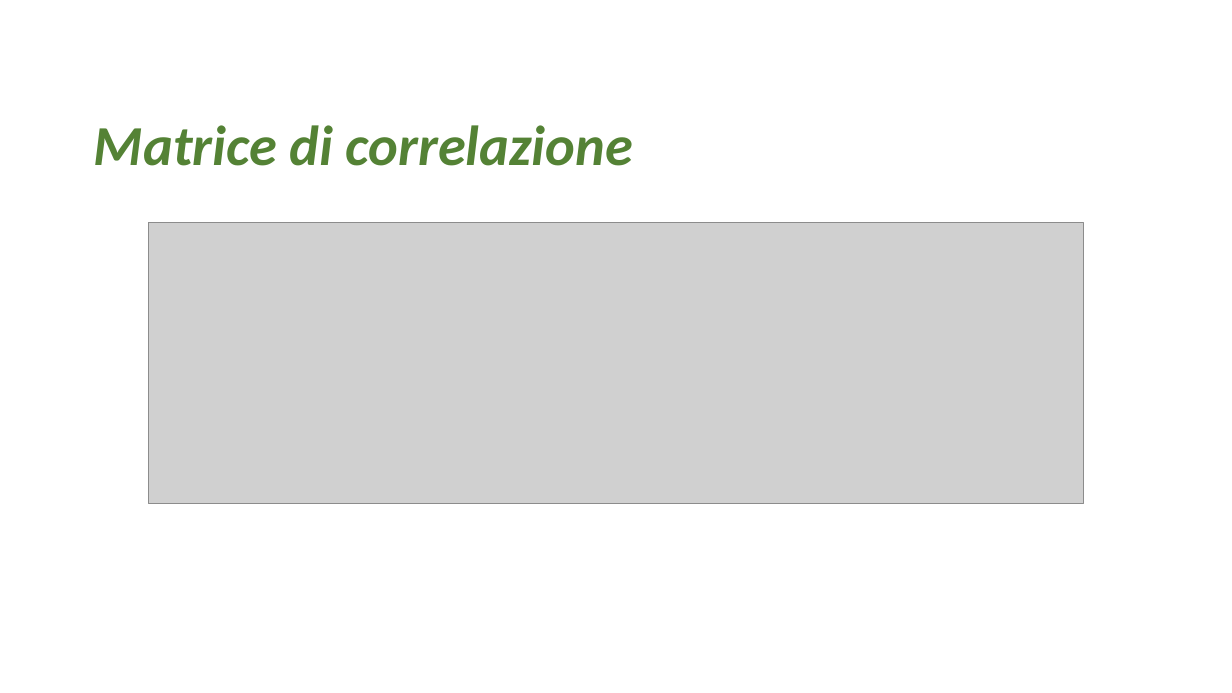
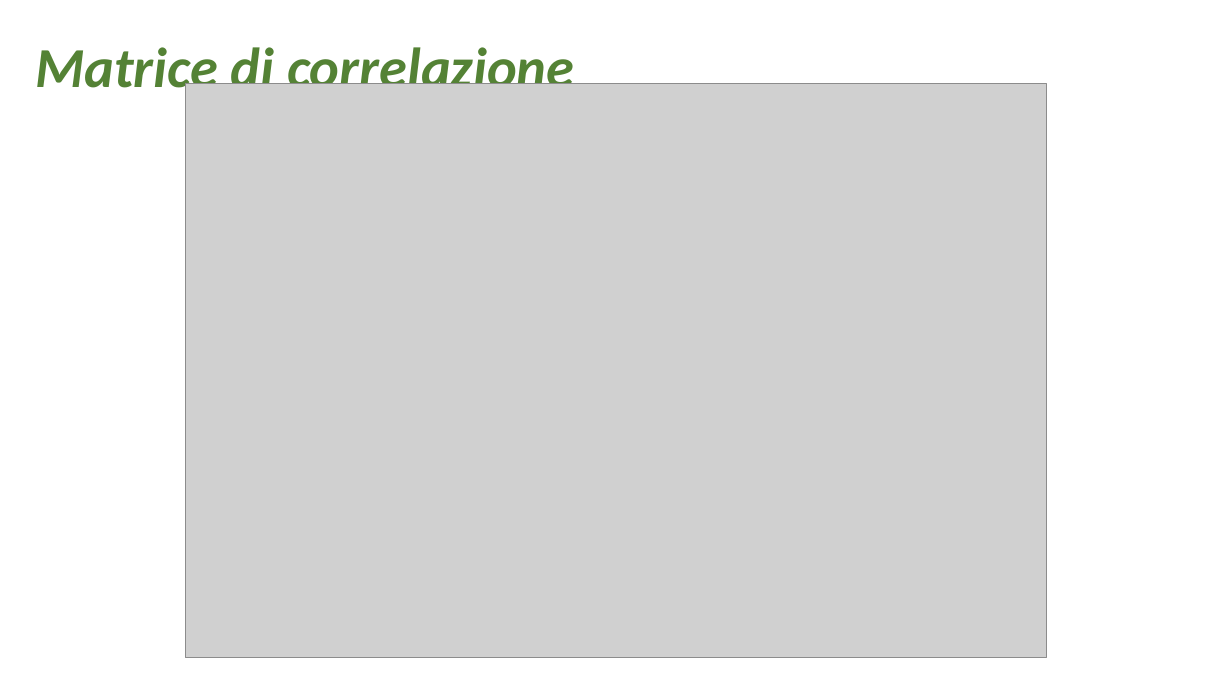
Before and after one commit to robertazucca/Tesi_Roberta, a slide deck: slide 34 of LN.pptx. Drawn at 1232x693 pixels with LibreOffice and Linux fonts; fonts in the diff are those of the drawing; grey boxes stand for pictures. Boxes give left, top, right and bottom in pixels: in the first picture for what was removed or moved away, otherwise in the second. Text is boxed around its words. In the diff, an @@ line names an element or a change of style, - is before the commit and + after.

Commit message:
heatmap matrice di correlazione

```diff
--- a/LN.pptx
+++ b/LN.pptx
@@ title "Matrice di correlazione" rewrapped from [94,125,633,166] to [35,39,574,100] @@
@@ picture added at [186,83,1047,657] @@
@@ picture removed at [148,223,1084,504] @@
```
Also in this commit, not shown: 2 other slides changed, 1 slide removed, 2 other files.
